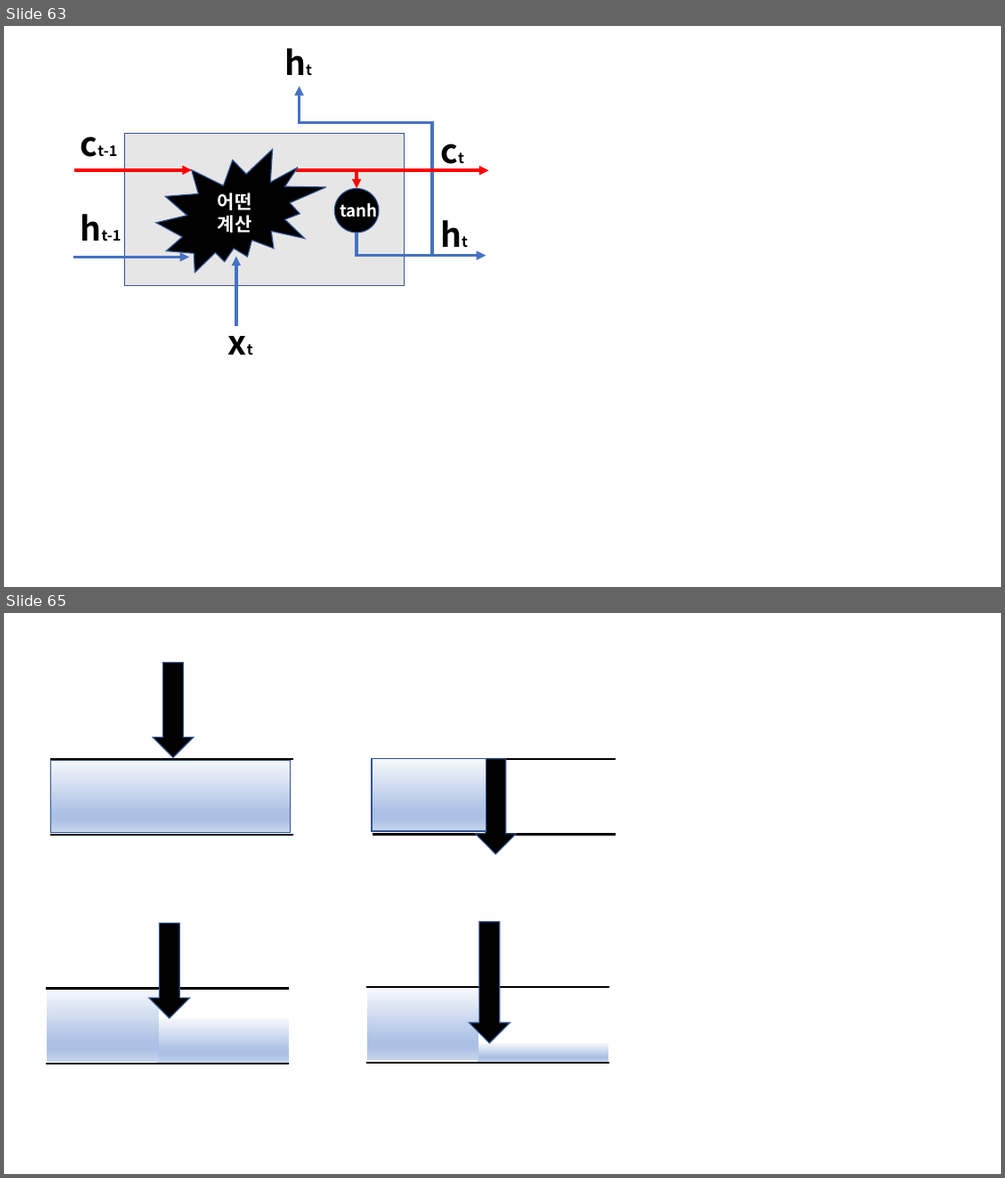
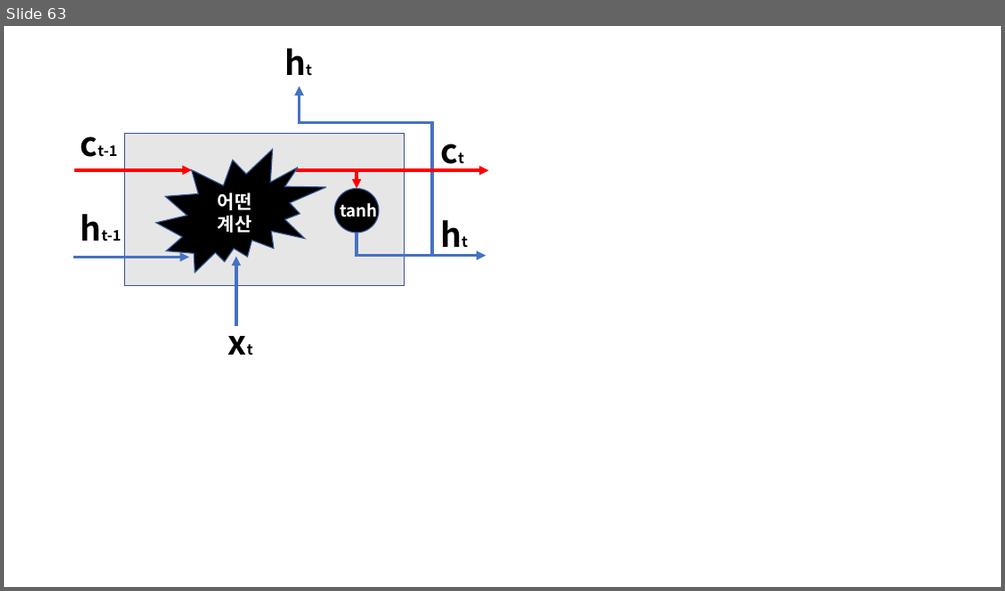
Before and after one commit to DeepHaeJoong/DeepLearningFromScratch_II, a slide deck: 연습용 II.pptm. Shown one above the other, each under a label of ours: slides 63 and 65 before the commit, slide 63 after it; the slides between them are not shown. The pictures are 1005x1178 and 1005x591 pixels, drawn with LibreOffice and Linux fonts; fonts in the diff are those of the drawing. Boxes give left, top, right and bottom in pixels: in the first picture for what was removed or moved away, otherwise in the second. Text is boxed around its words. In the diff, an @@ line names an element or a change of style, - is before the commit and + after.

```diff
--- a/연습용 II.pptm
+++ b/연습용 II.pptm
@@ slide 65 removed at bbox=[4, 613, 1001, 1174], background #FFFFFF @@
@@ down arrow removed at bbox=[153, 662, 194, 757] @@
@@ line removed from (49, 759) to (292, 759) @@
@@ rectangle removed at bbox=[50, 761, 290, 833] @@
@@ rectangle removed at bbox=[372, 759, 486, 831] @@
@@ line removed from (372, 759) to (615, 759) @@
@@ down arrow removed at bbox=[475, 759, 517, 854] @@
@@ line removed from (49, 835) to (292, 835) @@
@@ line removed from (372, 835) to (615, 835) @@
@@ down arrow removed at bbox=[149, 923, 190, 1018] @@
@@ down arrow removed at bbox=[469, 922, 510, 1043] @@
@@ line removed from (46, 989) to (289, 989) @@
@@ rectangle removed at bbox=[48, 989, 159, 1062] @@
@@ line removed from (366, 987) to (609, 987) @@
@@ rectangle removed at bbox=[367, 989, 479, 1061] @@
@@ rectangle removed at bbox=[157, 1018, 289, 1062] @@
@@ line removed from (46, 1064) to (289, 1064) @@
@@ line removed from (366, 1062) to (609, 1062) @@
@@ rectangle removed at bbox=[477, 1043, 609, 1062] @@
```
Also in this commit, not shown: 2 slides added, 1 other slide removed, 1 other file.
